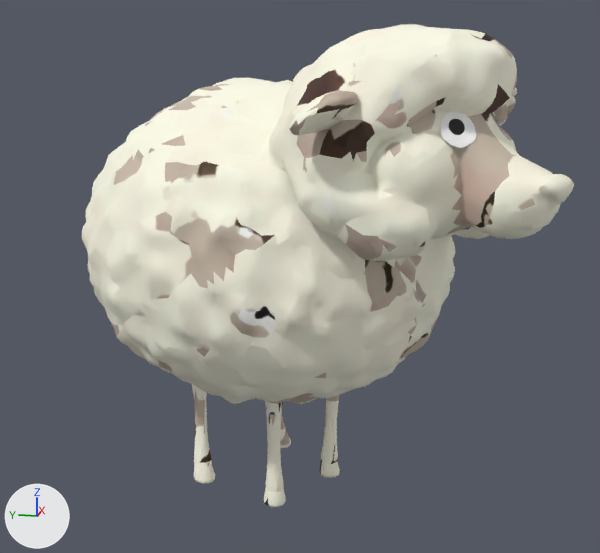
The glTF model apps/main-xr/public/Meshy_AI_model_Animation_Walking_withSkin.glb: old version first, new version second.
Rendered twice from a 50 mm lens placed at (-2.96, -0.56, 0.72), pointed at (-0.01, 0.03, -0.02). Every picture has the same lights, and +X, +Y and +Z are marked at lower left. The picture after the commit comes second. Vertices at exactly the same position are counted once.

Objects in the first picture: 'MV (27).001'.
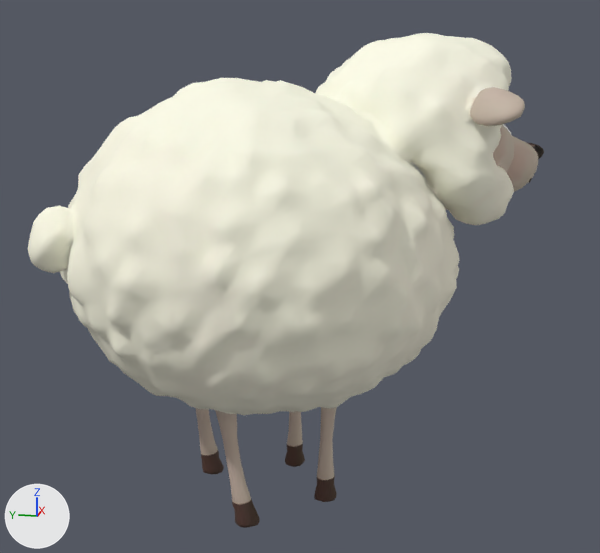
Commit message: update sheeps

Location of each change, [x1, y1, x2, y2] in pixels of the pictures (600 x 553 px; the box of a moved part takes in the faces that stretch with it):
'MV (27).001', reshaped, moved, turned, rescaled
    before: [82, 24, 574, 507]
    after: [28, 33, 544, 528]
part 1 of me_mv__27__001, moved or reshaped
    before: [82, 24, 574, 507]
    after: [28, 33, 544, 528]
part 2 of me_mv__27__001, deleted
    before: [441, 111, 476, 148]

Edits to the bpy script that builds the scene:
```text
Change me_mv__27__001:
    used by ob_mv__27__001; location = (0.0, 0.088, 0.154); rotation_euler = (1.042, 0.109, -0.105), in degrees (60, 6.2, -6); scale = (0.11, 0.11, 0.11)
    remove me_mv__27__001.from_pydata(...)  # 5432 vertices, 10824 faces; spans x -7.2..6.5, y -8.7..5.8, z -7.4..8.9
    remove me_mv__27__001.materials.append(mat_mv__27)  # picture img_mv__27
    add me_mv__27__001.from_pydata(...)  # 5382 vertices, 10760 faces; spans x -0.7..0.7, y -1.0..1.0, z -0.9..0.9
    me_mv__27__001 part 1: the loose piece of 5382 vertices spanning x -7.2..6.5, y -8.7..5.8, z -7.4..8.9 is multiplied about its middle by the matrix ((0.098, -0.015, 0.047), (0.048, 0.054, -0.083), (-0.012, 0.094, 0.055)), then moved by (0.4, 1.4, -0.7)
    me_mv__27__001 part 2: the loose piece of 25 vertices spanning x -4.8..-4.2, y -0.8..0.3, z 6.4..7.3 is deleted
    other edits to the shape of me_mv__27__001 do not show in these pictures
Change ob_mv__27__001:
    ob_mv__27__001.scale: (0.11, 0.11, 0.11) -> (1.0, 1.0, 1.0)
    ob_mv__27__001.location: (0.0, 0.088, 0.154) -> (0.025, 0.0, 0.0)
    ob_mv__27__001.rotation_euler: (1.042, 0.109, -0.105) -> (0.00216, 0.00196, 0.582)  # degrees (60, 6.2, -6) -> degrees (0.1, 0.1, 33)
```
